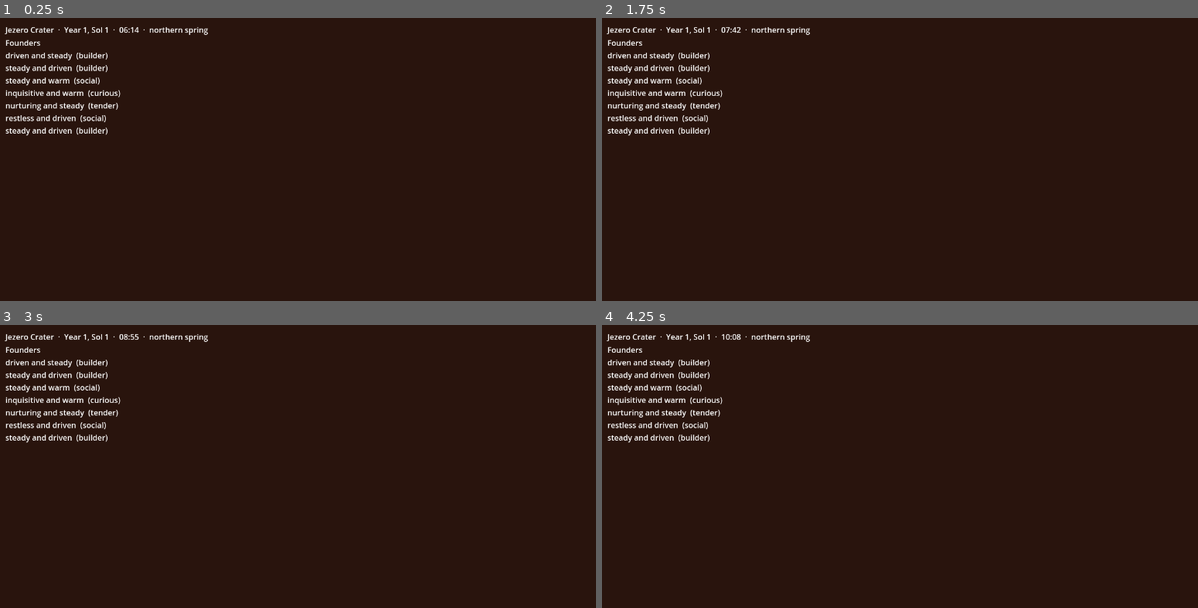
Above: before the commit, frames 1-4 (two rows, left to right).
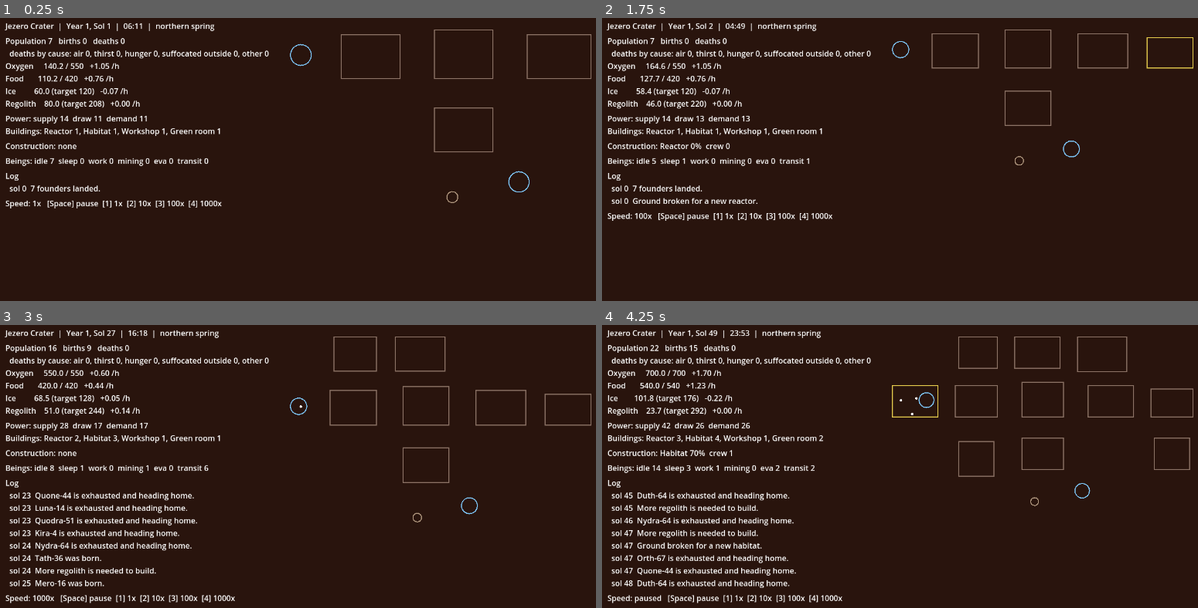
Above: after the commit, the same moments.

Repository: HerbyJ3/eco-game-idea
Game: Godot game, scene res://view/main.tscn
Two runs of this game, one before a commit and one after it. Both use one fixed random seed, a clock stepped at 60 frames per second and the inputs below.
Inputs:
- Up to frame 1 (0.25 s): no input
- Up to frame 2 (1.75 s): tap Enter at 0.5 s; tap 1 at 0.6 s; tap Space at 0.77, 1.07, 1.52 s; tap 2 at 0.8, 1.35 s; tap 3 at 1.55 s
- Up to frame 3 (3 s): tap Space at 1.82 s; tap 3 at 2.1 s; tap 4 at 2.3, 2.85 s
- Up to frame 4 (4.25 s): tap Space at 3.02, 3.05, 3.32, 3.6, 3.77, 4.07 s; tap 1 at 3.8 s

The runs differ from the first frame. In frame 1, 5.2% of the frame differs, in the area x 0-100%, y 1-68%; in frame 2, 5.7%; in frame 3, 7.9%; in frame 4, 8.4%, in the area x 0-100%, y 1-99%.

Commit message:
Task 1 step 12: text HUD, speed controls and a debug dot map
The view reads sim state only, refreshing 10 times per second. Keys set
Sim.speed (pause, 1x, 10x, 100x, 1000x); the fixed step is unchanged.
tests/test_view.gd checks the HUD sections headless.

Co-Authored-By: Claude Opus 5.5 <noreply@anthropic.com>
Claude-Session: https://claude.ai/code/session_01QaX6oeFXBBASm1RqZomNqz

Diff:
--- /dev/null
+++ b/station-zero/tests/test_view.gd
@@ -0,0 +1,29 @@
+extends RefCounted
+## Instantiates the HUD scene and checks its sections. The scene is bound by hand (setup) because
+## nodes cannot become ready inside the runner's _init.
+
+
+func test_hud_sections(t) -> void:
+	var sim: Node = load("res://view/sim_host.gd").new()
+	sim.world = SimWorld.new()
+	var main: Control = (load("res://view/main.tscn") as PackedScene).instantiate()
+	main.setup(sim)
+	var before: float = sim.world.t
+	for i in 3:
+		main._process(0.2)
+	var txt := ""
+	for n in ["Clock", "Colony", "Power", "Site", "Beings", "Log", "Controls"]:
+		txt += (main.get_node("Margin/HBox/VBox/" + n) as Label).text + "\n"
+	for want in ["Year", "Sol", "Population", "births", "deaths", "Oxygen", "Food", "Ice",
+			"Regolith", "/h", "Power:", "supply", "draw", "Buildings:", "Construction:",
+			"Beings:", "idle", "sleep", "mining", "eva", "transit", "Log", "Speed"]:
+		t.check(txt.contains(want), "HUD shows '%s'" % want)
+	main.set_speed(100.0)
+	t.eq(sim.speed, 100.0, "set_speed writes sim speed")
+	main.toggle_pause()
+	t.eq(sim.speed, 0.0, "pause")
+	main.toggle_pause()
+	t.eq(sim.speed, 100.0, "resume")
+	t.eq(sim.world.t, before, "HUD does not advance the sim")
+	main.free()
+	sim.free()
--- /dev/null
+++ b/station-zero/view/debug_map.gd
@@ -0,0 +1,58 @@
+extends Control
+## Debug dot map: buildings as rects, beings outside as dots, ice and pits as circles.
+## Draws from sim positions only. Auto-fits to the content.
+
+const PAD := 20.0
+const COL_BUILDING := Color(0.55, 0.45, 0.4)
+const COL_OFFLINE := Color(0.8, 0.25, 0.2)
+const COL_SITE := Color(0.9, 0.8, 0.3)
+const COL_ICE := Color(0.5, 0.8, 1.0)
+const COL_PIT := Color(0.7, 0.6, 0.5)
+const COL_BEING := Color(1.0, 1.0, 1.0)
+
+var _sim: Node
+
+
+func _ready() -> void:
+	_sim = get_node("/root/Sim")
+
+
+func setup(sim: Node) -> void:
+	_sim = sim
+
+
+func _draw() -> void:
+	var w: SimWorld = _sim.world
+	var tp := float(w.buildings.cfg.tile_px)
+	var box := Rect2()
+	var first := true
+	var rects: Array[Rect2] = []
+	for b in w.buildings.list:
+		rects.append(Rect2(b.tx * tp, b.ty * tp, b.tw * tp, b.th * tp))
+	var circles: Array = []
+	for s in w.resources.ice_fields:
+		circles.append([s.pos(), s.r, COL_ICE])
+	for s in w.resources.pits:
+		circles.append([s.pos(), s.r, COL_PIT])
+	for r in rects:
+		box = r if first else box.merge(r)
+		first = false
+	for c in circles:
+		var cr := Rect2(c[0] - Vector2(c[1], c[1]), Vector2(c[1], c[1]) * 2.0)
+		box = cr if first else box.merge(cr)
+		first = false
+	if first or box.size.x <= 0.0 or box.size.y <= 0.0:
+		return
+	var k := minf((size.x - 2.0 * PAD) / box.size.x, (size.y - 2.0 * PAD) / box.size.y)
+	if k <= 0.0:
+		return
+	var origin := Vector2(PAD, PAD) - box.position * k
+	for i in w.buildings.list.size():
+		var b: Buildings.Building = w.buildings.list[i]
+		var col := COL_SITE if not b.finished() else (COL_OFFLINE if b.offline else COL_BUILDING)
+		draw_rect(Rect2(origin + rects[i].position * k, rects[i].size * k), col, false, 2.0)
+	for c in circles:
+		draw_arc(origin + c[0] * k, maxf(c[1] * k, 3.0), 0.0, TAU, 24, c[2], 2.0)
+	for being in w.beings:
+		if being.is_outside() and being.x != null:
+			draw_circle(origin + Vector2(float(being.x), float(being.y)) * k, 2.5, COL_BEING)
--- a/station-zero/view/main.gd
+++ b/station-zero/view/main.gd
@@ -1,22 +1,182 @@
 extends Control
-## Task 0 view: shows Mars time and the founders' visible personalities.
-## Reads sim state only; never shows the hidden chart.
+## Text HUD. Reads sim state only; the one thing it changes is _sim.speed (a view setting).
+## Labels refresh at REFRESH_S real seconds, never per sim step.
 
-@onready var _clock_label: Label = $Margin/VBox/Clock
-@onready var _founders_label: Label = $Margin/VBox/Founders
+const REFRESH_S := 0.1
+const LOG_LINES := 8
+## Keyboard speed presets (multiples of real time). 0 pauses.
+const SPEEDS := {KEY_1: 1.0, KEY_2: 10.0, KEY_3: 100.0, KEY_4: 1000.0}
+const STATES: Array[String] = ["idle", "sleep", "work", "mining", "eva", "transit"]
+
+var _clock: Label
+var _colony: Label
+var _power: Label
+var _site: Label
+var _beings: Label
+var _log: Label
+var _controls: Label
+var _map: Control
+
+## The Sim autoload, looked up by path so the scene also loads where autoloads are not registered.
+var _sim: Node
+var _acc := 0.0
+var _printed := false
+var _resume_speed := 1.0
+## Last sampled stocks for the ice and regolith rate readout: [t, ice, regolith].
+var _prev: Array = []
+
 
 func _ready() -> void:
-	var lines: PackedStringArray = []
-	for f: Dictionary in Sim.world.founders:
-		lines.append("%s  (%s)" % [f.persona.description, f.persona.role])
-	_founders_label.text = "Founders\n" + "\n".join(lines)
-	print(_founders_label.text)
+	setup(get_node("/root/Sim"))
 
 
-func _process(_delta: float) -> void:
-	var w: SimWorld = Sim.world
+## Binds the sim host and the child nodes. Separate from _ready so a test can drive the scene
+## without a running tree.
+func setup(sim: Node) -> void:
+	_sim = sim
+	_clock = get_node("Margin/HBox/VBox/Clock")
+	_colony = get_node("Margin/HBox/VBox/Colony")
+	_power = get_node("Margin/HBox/VBox/Power")
+	_site = get_node("Margin/HBox/VBox/Site")
+	_beings = get_node("Margin/HBox/VBox/Beings")
+	_log = get_node("Margin/HBox/VBox/Log")
+	_controls = get_node("Margin/HBox/VBox/Controls")
+	_map = get_node("Margin/HBox/Map")
+	_map.setup(sim)
+	refresh()
+
+
+func _process(delta: float) -> void:
+	_acc += delta
+	if _acc >= REFRESH_S:
+		_acc = 0.0
+		refresh()
+
+
+func _unhandled_key_input(event: InputEvent) -> void:
+	var k := event as InputEventKey
+	if k == null or not k.pressed or k.echo:
+		return
+	if k.keycode == KEY_SPACE:
+		toggle_pause()
+	elif SPEEDS.has(k.keycode):
+		set_speed(SPEEDS[k.keycode])
+
+
+func set_speed(s: float) -> void:
+	_sim.speed = s
+	if s > 0.0:
+		_resume_speed = s
+	refresh()
+
+
+func toggle_pause() -> void:
+	set_speed(_resume_speed if _sim.speed == 0.0 else 0.0)
+	if _sim.speed == 0.0:
+		return
+	refresh()
+
+
+func refresh() -> void:
+	var w: SimWorld = _sim.world
+	_clock.text = _clock_text(w)
+	_colony.text = _colony_text(w)
+	_power.text = _power_text(w)
+	_site.text = _site_text(w)
+	_beings.text = _beings_text(w)
+	_log.text = _log_text(w)
+	_controls.text = "Speed: %s   [Space] pause  [1] 1x  [2] 10x  [3] 100x  [4] 1000x" % _speed_name()
+	_map.queue_redraw()
+	if not _printed:
+		_printed = true
+		print("\n".join([_clock.text, _colony.text, _power.text, _site.text, _beings.text,
+				_log.text, _controls.text]))
+
+
+func _speed_name() -> String:
+	return "paused" if _sim.speed == 0.0 else "%dx" % int(_sim.speed)
+
+
+func _clock_text(w: SimWorld) -> String:
 	var c := w.clock
 	var hour := c.mars_hour(w.t)
-	_clock_label.text = "%s  ·  Year %d, Sol %d  ·  %02d:%02d  ·  %s" % [
+	return "%s  |  Year %d, Sol %d  |  %02d:%02d  |  %s" % [
 		c.site_name, c.year_index(w.t), c.sol_index(w.t),
 		int(hour), int(fmod(hour, 1.0) * 60.0), c.season(w.t)]
+
+
+func _colony_text(w: SimWorld) -> String:
+	var col := w.colony
+	var d: Dictionary = w.stats.deaths
+	var causes: PackedStringArray = []
+	for k: String in d:
+		causes.append("%s %d" % [k.replace("_", " "), int(d[k])])
+	var ice_rate := 0.0
+	var reg_rate := 0.0
+	if _prev.size() == 3 and w.t > _prev[0]:
+		ice_rate = (col.ice - _prev[1]) / (w.t - _prev[0])
+		reg_rate = (col.regolith - _prev[2]) / (w.t - _prev[0])
+	if _prev.is_empty() or w.t - _prev[0] >= 1.0 or w.t < _prev[0]:
+		_prev = [w.t, col.ice, col.regolith]
+	return "\n".join([
+		"Population %d   births %d   deaths %d" % [
+			col.pop(), int(w.stats.births), int(w.stats.deaths_list.size())],
+		"  deaths by cause: " + ", ".join(causes),
+		"Oxygen   %7.1f / %.0f   %+.2f /h" % [col.oxygen, col.o2_cap(), col.o2_net()],
+		"Food     %7.1f / %.0f   %+.2f /h" % [col.food, col.food_cap(), col.food_net()],
+		"Ice      %7.1f (target %.0f)   %+.2f /h" % [col.ice, col.ice_target(), ice_rate],
+		"Regolith %7.1f (target %.0f)   %+.2f /h" % [col.regolith, col.regolith_target(), reg_rate],
+	])
+
+
+func _power_text(w: SimWorld) -> String:
+	var b := w.buildings
+	var total := {}
+	var offline := {}
+	for x in b.list:
+		if not x.finished():
+			continue
+		total[x.kind] = int(total.get(x.kind, 0)) + 1
+		if x.offline:
+			offline[x.kind] = int(offline.get(x.kind, 0)) + 1
+	var parts: PackedStringArray = []
+	for kind: String in total:
+		var s := "%s %d" % [b.cfg.kinds[kind].label, total[kind]]
+		if offline.has(kind):
+			s += " (%d offline)" % offline[kind]
+		parts.append(s)
+	return "Power: supply %.0f  draw %.0f  demand %.0f\nBuildings: %s" % [
+		b.supply(), b.draw(), b.demand(), ", ".join(parts) if not parts.is_empty() else "none"]
+
+
+func _site_text(w: SimWorld) -> String:
+	var s := w.buildings.site
+	if s == null:
+		return "Construction: none"
+	var b := w.buildings.get_building(s.building_id)
+	var crew := 0
+	for x in w.beings:
+		if x.state == "work" and x.job == s:
+			crew += 1
+	return "Construction: %s %d%%  crew %d" % [
+		w.buildings.cfg.kinds[b.kind].label, int(b.built * 100.0), crew]
+
+
+func _beings_text(w: SimWorld) -> String:
+	var n := {}
+	for b in w.beings:
+		var key: String = b.state
+		if not STATES.has(key):
+			key = "idle"  # to_door and any other inside state read as idle
+		n[key] = int(n.get(key, 0)) + 1
+	var parts: PackedStringArray = []
+	for s in STATES:
+		parts.append("%s %d" % [s, int(n.get(s, 0))])
+	return "Beings: " + "  ".join(parts)
+
+
+func _log_text(w: SimWorld) -> String:
+	var lines: PackedStringArray = ["Log"]
+	for e: Dictionary in w.log.slice(maxi(0, w.log.size() - LOG_LINES)):
+		lines.append("  sol %d  %s" % [int(e.sol), e.text])
+	return "\n".join(lines)
--- a/station-zero/view/main.tscn
+++ b/station-zero/view/main.tscn
@@ -1,6 +1,7 @@
-[gd_scene load_steps=2 format=3]
+[gd_scene load_steps=3 format=3]
 
 [ext_resource type="Script" path="res://view/main.gd" id="1"]
+[ext_resource type="Script" path="res://view/debug_map.gd" id="2"]
 
 [node name="Main" type="Control"]
 layout_mode = 3
@@ -22,13 +23,43 @@
 anchor_right = 1.0
 anchor_bottom = 1.0
 theme_override_constants/margin_left = 24
-theme_override_constants/margin_top = 24
+theme_override_constants/margin_top = 16
+theme_override_constants/margin_right = 24
+theme_override_constants/margin_bottom = 16
 
-[node name="VBox" type="VBoxContainer" parent="Margin"]
+[node name="HBox" type="HBoxContainer" parent="Margin"]
+layout_mode = 2
+theme_override_constants/separation = 24
+
+[node name="VBox" type="VBoxContainer" parent="Margin/HBox"]
+custom_minimum_size = Vector2(520, 0)
+layout_mode = 2
+theme_override_constants/separation = 8
+
+[node name="Clock" type="Label" parent="Margin/HBox/VBox"]
 layout_mode = 2
 
-[node name="Clock" type="Label" parent="Margin/VBox"]
+[node name="Colony" type="Label" parent="Margin/HBox/VBox"]
 layout_mode = 2
 
-[node name="Founders" type="Label" parent="Margin/VBox"]
+[node name="Power" type="Label" parent="Margin/HBox/VBox"]
 layout_mode = 2
+
+[node name="Site" type="Label" parent="Margin/HBox/VBox"]
+layout_mode = 2
+
+[node name="Beings" type="Label" parent="Margin/HBox/VBox"]
+layout_mode = 2
+
+[node name="Log" type="Label" parent="Margin/HBox/VBox"]
+layout_mode = 2
+
+[node name="Controls" type="Label" parent="Margin/HBox/VBox"]
+layout_mode = 2
+
+[node name="Map" type="Control" parent="Margin/HBox"]
+clip_contents = true
+layout_mode = 2
+size_flags_horizontal = 3
+size_flags_vertical = 3
+script = ExtResource("2")
